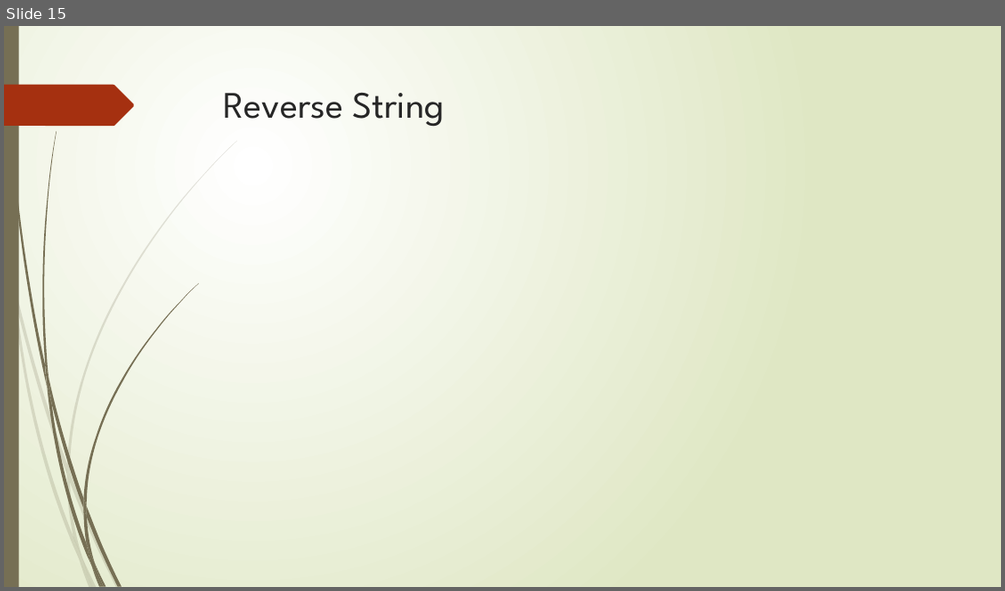
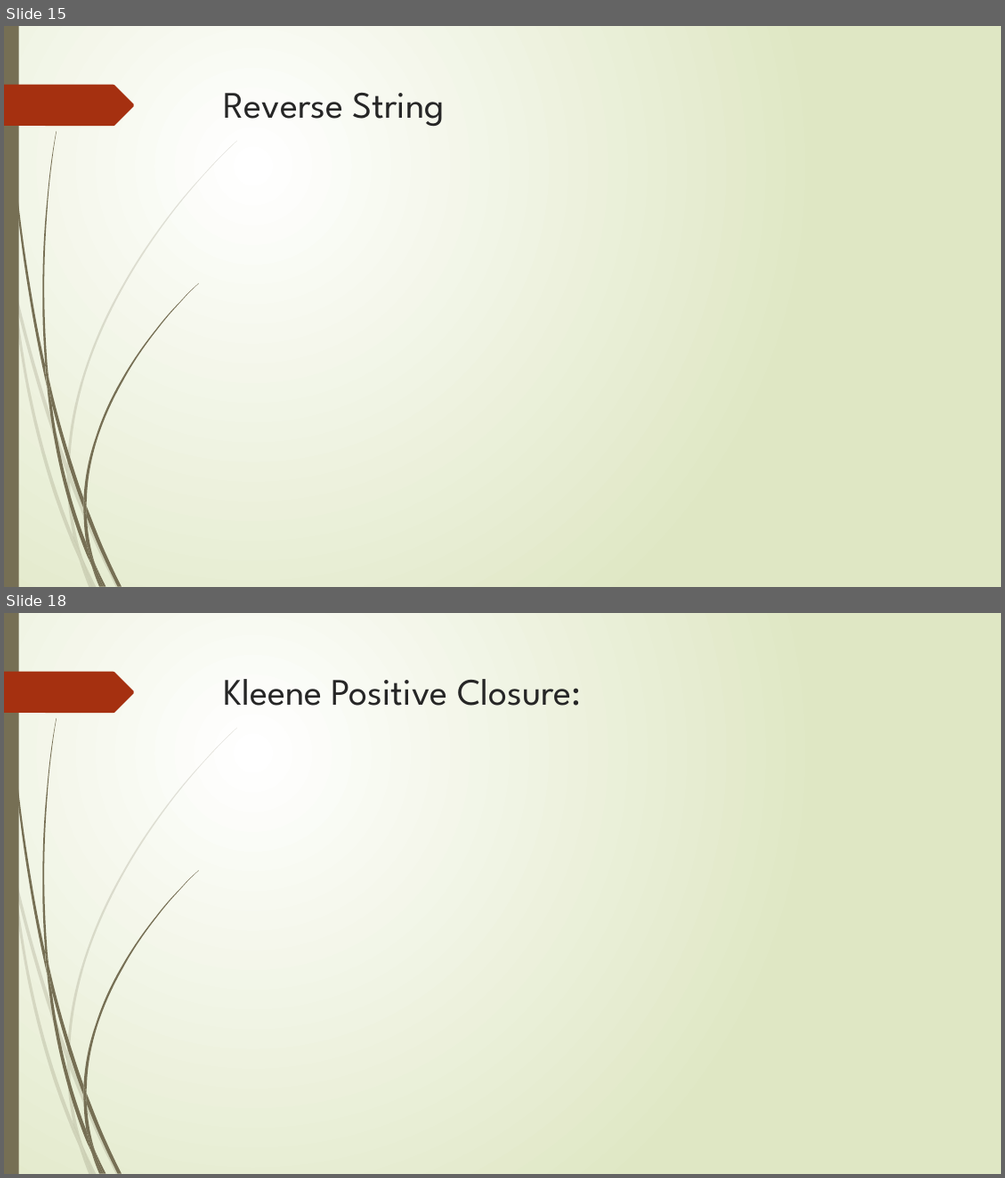
Before and after one commit to Federal-Urdu-University/Theory-of-Automata, a slide deck: Chap-1.pptx. Shown one above the other, each under a label of ours: slide 15 before the commit, slides 15 and 18 after it; the slides between them are not shown. The pictures are 1005x591 and 1005x1178 pixels, drawn with LibreOffice and Linux fonts; fonts in the diff are those of the drawing; grey boxes stand for pictures. Boxes give left, top, right and bottom in pixels: in the first picture for what was removed or moved away, otherwise in the second. Text is boxed around its words. In the diff, an @@ line names an element or a change of style, - is before the commit and + after.

```diff
--- a/Chap-1.pptx
+++ b/Chap-1.pptx
@@ slide 18 added at (x1=4, y1=613, x2=1001, y2=1174), background gradient #FFFFFF to #DFE8C4; not listed: 24 template elements that a slide beside it also shows @@
@@ title added at (x1=224, y1=679, x2=581, y2=706), 36 pt, text #262626 @@
+Kleene Positive Closure:
```
Also in this commit, not shown: 6 slides changed, 3 other files.
